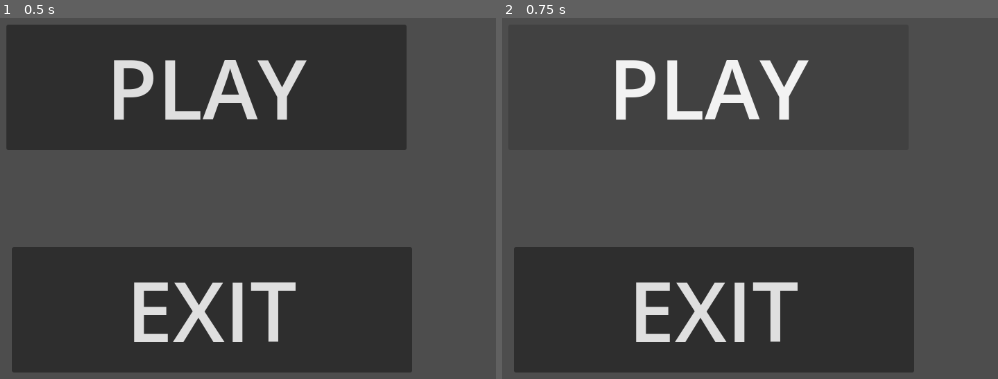
Above: before the commit, frames 1-2 (left to right).
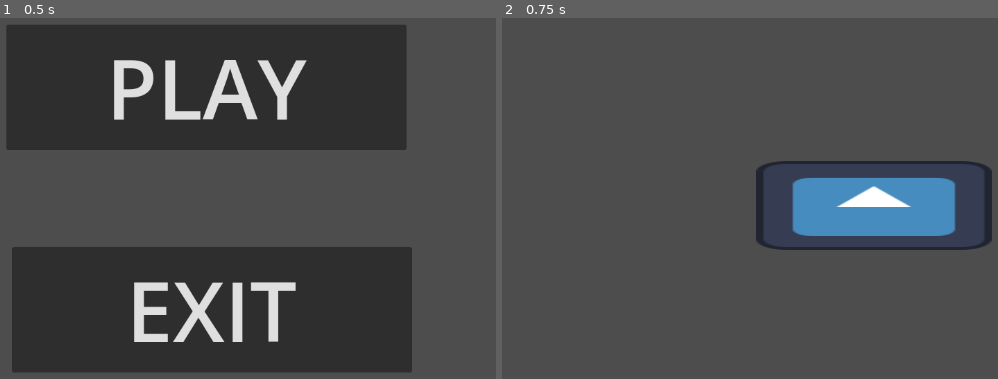
Above: after the commit, the same moments.

Repository: NinjaLD/stickySituation
Game: Godot game, scene res://scenes/startMenu.tscn
Same seed, same stepped clock (60 frames per second), same inputs: the game is played once before the commit and once after it. Before the commit the project has no main scene; this scene is started directly in both runs. The engine's default icon, where the game draws it, is replaced by a stand-in: a white triangle on a blue panel in a dark square.
Inputs:
- Up to frame 1 (0.5 s): no input
- Up to frame 2 (0.75 s): click "PLAY" at 0.5 s

Frame 1 is identical in both runs. In frame 2, 37% of the frame differs, in the area x 2-99%, y 11-99%.

Commit message:
Finished base start menu, both buttons work

Diff:
--- a/sticky-situation/project.godot
+++ b/sticky-situation/project.godot
@@ -11,6 +11,7 @@
 [application]
 
 config/name="stickySituation"
+run/main_scene="uid://dfrhu1w5058l2"
 config/features=PackedStringArray("4.6", "GL Compatibility")
 config/icon="res://icon.svg"
 
--- a/sticky-situation/scenes/game.tscn
+++ b/sticky-situation/scenes/game.tscn
@@ -1,5 +1,12 @@
-[gd_scene format=3 uid="uid://bqe4gnn3f7fwn"]
+[gd_scene format=3 uid="uid://cmlc7ylnqguat"]
+
+[ext_resource type="Texture2D" uid="uid://ogyw4h0qerbi" path="res://icon.svg" id="1_uwrxv"]
 
 [node name="Game" type="Node2D" unique_id=519499833]
 
 [node name="Camera2D" type="Camera2D" parent="." unique_id=961089315]
+
+[node name="Sprite2D" type="Sprite2D" parent="Camera2D" unique_id=378430023]
+position = Vector2(1.9999962, 0)
+scale = Vector2(2.65625, 1)
+texture = ExtResource("1_uwrxv")
--- a/sticky-situation/scenes/startMenu.tscn
+++ b/sticky-situation/scenes/startMenu.tscn
@@ -1,10 +1,15 @@
 [gd_scene format=3 uid="uid://dfrhu1w5058l2"]
+
+[ext_resource type="Script" uid="uid://ytwhrchk8l3r" path="res://scripts/menuHandler.gd" id="1_m0w26"]
 
 [node name="StartMenu" type="Node2D" unique_id=968487194]
 
 [node name="Camera2D" type="Camera2D" parent="." unique_id=2065483029]
 
-[node name="playButton" type="Button" parent="Camera2D" unique_id=62117288]
+[node name="Menu Handler" type="Node" parent="." unique_id=1599065744]
+script = ExtResource("1_m0w26")
+
+[node name="playButton" type="Button" parent="Menu Handler" unique_id=62117288]
 offset_left = -525.0
 offset_top = -261.0
 offset_right = 52.0
@@ -13,10 +18,13 @@
 text = "PLAY
 "
 
-[node name="exitButton" type="Button" parent="Camera2D" unique_id=607396732]
+[node name="exitButton" type="Button" parent="Menu Handler" unique_id=607396732]
 offset_left = -517.0
 offset_top = 60.0
 offset_right = 60.0
 offset_bottom = 241.0
 theme_override_font_sizes/font_size = 120
 text = "EXIT"
+
+[connection signal="pressed" from="Menu Handler/playButton" to="Menu Handler" method="_on_play_button_pressed"]
+[connection signal="pressed" from="Menu Handler/exitButton" to="Menu Handler" method="_on_exit_button_pressed"]
--- /dev/null
+++ b/sticky-situation/scripts/menuHandler.gd
@@ -0,0 +1,9 @@
+extends Node
+
+
+func _on_play_button_pressed() -> void:
+	get_tree().change_scene_to_file("res://scenes/game.tscn")
+
+
+func _on_exit_button_pressed() -> void:
+	get_tree().quit()
Not shown, added: sticky-situation/scripts/menuHandler.gd.uid
